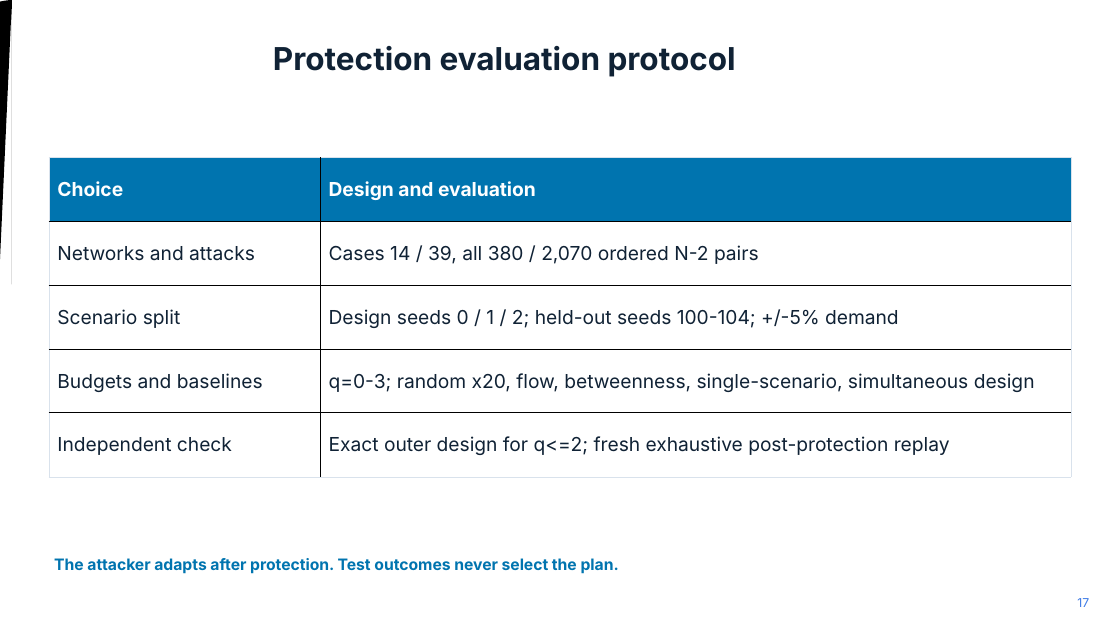
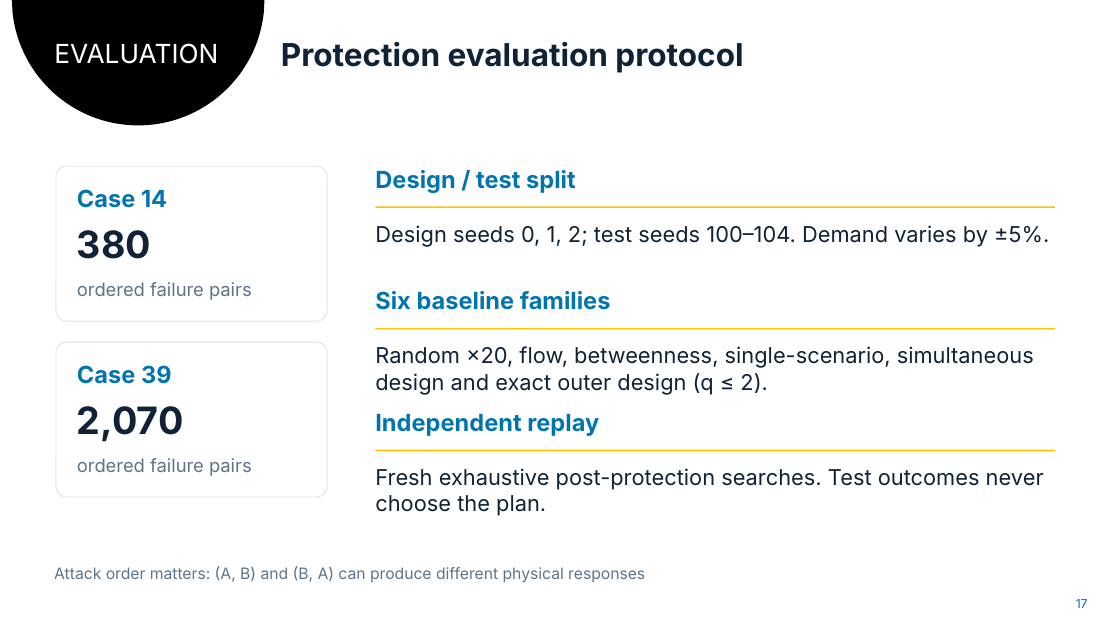
Before and after one commit to Adventurist2/CS637, a slide deck: slide 17 of group-sequin/output/presentation/SEQUIN_Original_Slides_With_Part2.pptx. Drawn at 1120x630 pixels with LibreOffice and Linux fonts; fonts in the diff are those of the drawing. Boxes give left, top, right and bottom in pixels: in the first picture for what was removed or moved away, otherwise in the second. Text is boxed around its words. In the diff, an @@ line names an element or a change of style, - is before the commit and + after.

```diff
--- a/group-sequin/output/presentation/SEQUIN_Original_Slides_With_Part2.pptx
+++ b/group-sequin/output/presentation/SEQUIN_Original_Slides_With_Part2.pptx
@@ text added at (54, 43, 218, 64), 22.5 pt, text #FFFFFF @@
+EVALUATION
@@ text "Protection evaluation protocol": place and size @@
-text "Protection evaluation protocol" at (273, 46, 736, 77)
+text "Protection evaluation protocol" at (281, 42, 743, 73)
@@ table removed at (49, 158, 1071, 477), 5 rows, 2 columns @@
-Choice | Design and evaluation
-Networks and attacks | Cases 14 / 39, all 380 / 2,070 ordered N-2 pairs
-Scenario split | Design seeds 0 / 1 / 2; held-out seeds 100-104; +/-5% demand
-Budgets and baselines | q=0-3; random x20, flow, betweenness, single-scenario, simultaneous design
-Independent check | Exact outer design for q<=2; fresh exhaustive post-protection replay
@@ rounded rectangle added at (56, 166, 328, 321), fill #FFFFFF, outline #D9E2EC 0.75 pt @@
@@ text added at (375, 170, 576, 193), 20.2 pt, text #0074AF, bold @@
+Design / test split
@@ text added at (77, 189, 167, 208), 20.2 pt, text #0074AF, bold @@
+Case 14
@@ rectangle added at (376, 207, 1055, 208), fill #FFC000 @@
@@ text added at (77, 230, 151, 259), 32.2 pt, text #102235, bold @@
+380
@@ text added at (375, 225, 1049, 247), 18.8 pt, text #102235 @@
+Design seeds 0, 1, 2; test seeds 100–104. Demand varies by ±5%.
@@ text added at (77, 282, 252, 300), 15.8 pt, text #607487 @@
+ordered failure pairs
@@ text added at (375, 291, 611, 310), 20.2 pt, text #0074AF, bold @@
+Six baseline families
@@ rectangle added at (376, 329, 1055, 330), fill #FFC000 @@
@@ rounded rectangle added at (56, 342, 328, 497), fill #FFFFFF, outline #D9E2EC 0.75 pt @@
@@ text added at (375, 346, 1034, 395), 18.8 pt, text #102235 @@
+Random ×20, flow, betweenness, single-scenario, simultaneous design and exact outer design (q ≤ 2).
@@ text added at (77, 365, 172, 384), 20.2 pt, text #0074AF, bold @@
+Case 39
@@ text added at (77, 406, 184, 442), 32.2 pt, text #102235, bold @@
+2,070
@@ text added at (375, 414, 599, 436), 20.2 pt, text #0074AF, bold @@
+Independent replay
@@ text added at (77, 458, 252, 476), 15.8 pt, text #607487 @@
+ordered failure pairs
@@ text added at (375, 468, 1044, 516), 18.8 pt, text #102235 @@
+Fresh exhaustive post-protection searches. Test outcomes never choose the plan.
@@ rectangle added at (376, 450, 1055, 451), fill #FFC000 @@
@@ text removed at (54, 558, 619, 574) @@
-The attacker adapts after protection. Test outcomes never select the plan.
@@ text added at (54, 566, 645, 582), 13.5 pt, text #607487 @@
+Attack order matters: (A, B) and (B, A) can produce different physical responses
@@ text "17" at (1076, 599, 1088, 608): text colour #3E7BE6 to #0074AF @@
```
Also in this commit, not shown: 14 other slides changed, 1 slide added, 1 slide removed, 13 other files.
